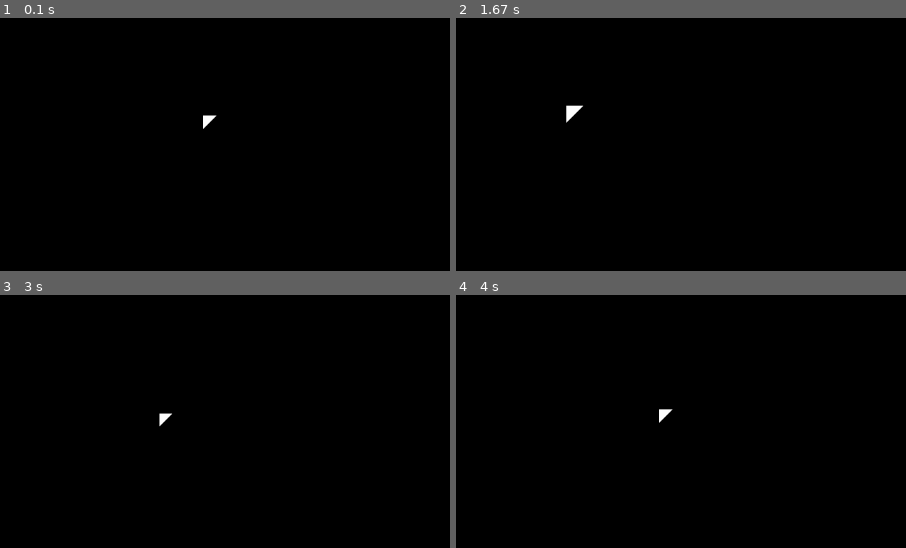
Above: before the commit, frames 1-4 (two rows, left to right).
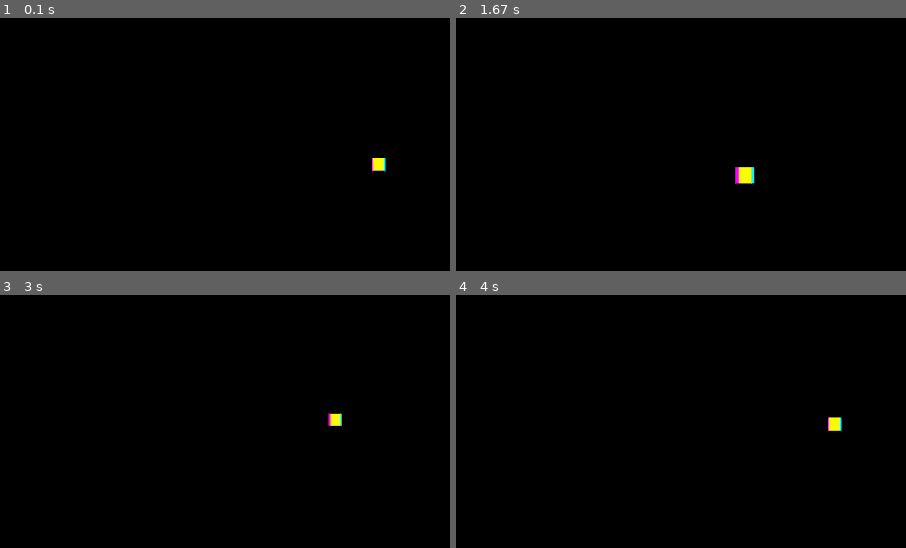
Above: after the commit, the same moments.

Repository: stinkydancingRat/3D-Game-with-pygame
Game: pygame game, started from game.py
Same seed, same stepped clock (60 frames per second), same inputs: the game is played once before the commit and once after it.
Inputs:
- Up to frame 1 (0.1 s): no input
- Up to frame 2 (1.67 s): tap E at 0.33, 1.65 s; hold D 0.67-1.13 s; hold W 1.17-1.47 s; hold D from 1.5 s (still down)
- Up to frame 3 (3 s): release D at 1.97 s; hold A 2-2.53 s; hold Q 2.57-2.87 s; hold S 2.57-2.87 s; hold S from 2.9 s (still down)
- Up to frame 4 (4 s): tap E at 3.05 s; release S at 3.2 s; hold A 3.23-3.63 s; hold W from 3.67 s (still down)
The pictures show only the part of the screen within x 9-59%, y 22-72%; the shares and areas given below are measured in that part.
In our replay, the window is 562x421 before the commit and 900x506 after it. These sizes can differ from the game's own. Grey fills any space a smaller window leaves; there, only what the larger window draws over its background counts as a difference.

The runs differ from the first frame. In frame 1, 0.3% of the frame differs, in the area x 45-86%, y 38-61%; in frame 2, 0.4%, in the area x 24-67%, y 34-66%; in frame 3, 0.3%; in frame 4, 0.3%.

Commit message:
cube (gotta fix culling)

Diff:
--- a/game.py
+++ b/game.py
@@ -1,22 +1,31 @@
 import pygame
 import math
 from triangle import Triangle
+from rectangle import Rectangle
 
 pygame.init()
 
-w, h = 800, 600
-
-screen = pygame.display.set_mode((w, h))
+w, h = pygame.display.Info().current_w, pygame.display.Info().current_h
+screen = pygame.display.set_mode((w, h), pygame.FULLSCREEN)
 pygame.display.set_caption("3D Game")
 
 clock = pygame.time.Clock()
-
 running = True
 
-circles = []
-
-colors = [(255, 0, 0), (0, 255, 0), (0, 0, 255), (255, 255, 0), (255, 0, 255), (0, 255, 255)]
-
+colors = [
+    (255, 0, 0),
+    (0, 255, 0),
+    (0, 0, 255),
+    (255, 255, 0),
+    (0, 255, 255),
+    (255, 0, 255),
+    (128, 0, 0),
+    (0, 128, 0),
+    (0, 0, 128),
+    (128, 128, 0),
+    (0, 128, 128),
+    (128, 0, 128)
+]
 
 camera_x = 0
 camera_y = -200
@@ -28,27 +37,23 @@
 viewer_distance = 300
 camera_speed = 15
 
+triangles = []
+#triangles.append(Triangle((0, 0, 0), (100, 0, 0), (0, 0, 100), (255, 255, 255)))
 
-triangles = []
-
-def spawn_triangle(p1, p2, p3, color, triangles):
-    triangles.append(((p1, p2, p3), color))
-
-spawn_triangle(
-    (0, 0, 0),
-    (100, 0, 0),
-    (0, 0, 100),
-    (255, 255, 255), triangles)
+cubes = []
+cube = Rectangle(0, 0, 0, 100, 10, 100, colors)
+cube.create_rectangle()
+cubes.append(cube)
 
 def project_point(x, y, z, screen_w, screen_h, fov, viewer_distance):
-    # Prevent division by zero by ensuring y is never equal to -viewer_distance
     if y <= -viewer_distance + 1:
         y = -viewer_distance + 1
-
     scale = fov / (viewer_distance + y)
     screen_x = x * scale + screen_w // 2
     screen_y = z * scale + screen_h // 2
     return (int(screen_x), int(screen_y))
+
+pygame.mouse.set_visible(False)
 
 while running:
     for event in pygame.event.get():
@@ -57,6 +62,8 @@
 
     keys = pygame.key.get_pressed()
 
+    if keys[pygame.K_ESCAPE]:
+        running = False
 
     forward_speed = camera_speed / (1 + abs(camera_y) / 100)
 
@@ -68,46 +75,27 @@
         camera_y -= forward_speed * math.cos(camera_yaw)
         camera_x += forward_speed * math.sin(camera_yaw)
         camera_z -= forward_speed * math.sin(camera_pitch)
-
     if keys[pygame.K_a]:
         camera_x -= camera_speed * math.cos(camera_yaw)
         camera_y += camera_speed * math.sin(camera_yaw)
     if keys[pygame.K_d]:
         camera_x += camera_speed * math.cos(camera_yaw)
         camera_y -= camera_speed * math.sin(camera_yaw)
+    if keys[pygame.K_q]:
+        camera_z += camera_speed
+    if keys[pygame.K_e]:
+        camera_z -= camera_speed
 
-    if keys[pygame.K_q]:
-        camera_z -= camera_speed
-    if keys[pygame.K_e]:
-        camera_z += camera_speed
-
-    # Sort by depth
-    triangles.sort(key=lambda triangle: triangle[0][1], reverse=True)
-
-    # Rendering
 
 
     screen.fill((0, 0, 0))
 
+    for triangle in triangles:
+        triangle.draw(screen, camera_x, camera_y, camera_z, w, h, camera_fov, viewer_distance, project_point)
+    for cube in cubes:
+        for triangle in cube.triangles:
+            triangle.draw(screen, camera_x, camera_y, camera_z, w, h, camera_fov, viewer_distance, project_point)
 
-    # Draw the triangles
-    for triangle in triangles:
-        p1, p2, p3 = triangle[0]
-        color = triangle[1]
-
-        rel_y1 = p1[1] - camera_y
-        rel_y2 = p2[1] - camera_y
-        rel_y3 = p3[1] - camera_y
-
-        # Skip rendering if behind camera
-        if rel_y1 <= -viewer_distance and rel_y2 <= -viewer_distance and rel_y3 <= -viewer_distance:
-            continue
-
-        projected_p1 = project_point(p1[0] - camera_x, rel_y1, p1[2] - camera_z, w, h, camera_fov, viewer_distance)
-        projected_p2 = project_point(p2[0] - camera_x, rel_y2, p2[2] - camera_z, w, h, camera_fov, viewer_distance)
-        projected_p3 = project_point(p3[0] - camera_x, rel_y3, p3[2] - camera_z, w, h, camera_fov, viewer_distance)
-
-        pygame.draw.polygon(screen, color, [projected_p1, projected_p2, projected_p3])
 
     pygame.display.flip()
     clock.tick(60)
--- /dev/null
+++ b/rectangle.py
@@ -0,0 +1,39 @@
+from triangle import Triangle
+
+class Rectangle:
+    def __init__(self, x, y, z, width, height, depth, color):
+        self.x, self.y, self.z = x, y, z
+        self.width = width
+        self.height = height
+        self.depth = depth
+        self.color = color
+        self.currentcolorindex = 0
+        self.triangles = []
+
+    def create_rectangle(self):
+        # 8 corner points of the box
+        p = [
+            (self.x, self.y, self.z),
+            (self.x + self.width, self.y, self.z),
+            (self.x + self.width, self.y + self.height, self.z),
+            (self.x, self.y + self.height, self.z),
+            (self.x, self.y, self.z + self.depth),
+            (self.x + self.width, self.y, self.z + self.depth),
+            (self.x + self.width, self.y + self.height, self.z + self.depth),
+            (self.x, self.y + self.height, self.z + self.depth)
+        ]
+
+        faces = [
+            (0, 1, 2, 3),  # Front
+            (4, 5, 6, 7),  # Back
+            (0, 1, 5, 4),  # Bottom
+            (2, 3, 7, 6),  # Top
+            (1, 2, 6, 5),  # Right
+            (0, 3, 7, 4)   # Left
+        ]
+
+        for i, (a, b, c, d) in enumerate(faces):
+            color = self.color[i % len(self.color)]
+            self.triangles.append(Triangle(p[a], p[b], p[c], color))
+            self.triangles.append(Triangle(p[a], p[c], p[d], color))
+            self.currentcolorindex += 1
--- a/triangle.py
+++ b/triangle.py
@@ -1,17 +1,22 @@
 import pygame
 
 class Triangle:
-    def __init__(self, p1, p2, p3):
+    def __init__(self, p1, p2, p3, color):
         self.p1 = p1
         self.p2 = p2
         self.p3 = p3
-        self.color = (255, 255, 255)
+        self.color = color
 
+    def draw(self, screen, camera_x, camera_y, camera_z, w, h, camera_fov, viewer_distance, project_point):
+        rel_y1 = self.p1[1] - camera_y
+        rel_y2 = self.p2[1] - camera_y
+        rel_y3 = self.p3[1] - camera_y
 
-    def sort_vertices(self):
-        self.p1, self.p2, self.p3 = sorted([self.p1, self.p2, self.p3], key=lambda p: p[1])
+        if rel_y1 <= -viewer_distance and rel_y2 <= -viewer_distance and rel_y3 <= -viewer_distance:
+            return
 
+        projected_p1 = project_point(self.p1[0] - camera_x, rel_y1, self.p1[2] - camera_z, w, h, camera_fov, viewer_distance)
+        projected_p2 = project_point(self.p2[0] - camera_x, rel_y2, self.p2[2] - camera_z, w, h, camera_fov, viewer_distance)
+        projected_p3 = project_point(self.p3[0] - camera_x, rel_y3, self.p3[2] - camera_z, w, h, camera_fov, viewer_distance)
 
-
-    def draw(self, screen):
-        pygame.draw.polygon(screen, self.color, [self.p1, self.p2, self.p3])
+        pygame.draw.polygon(screen, self.color, [projected_p1, projected_p2, projected_p3])
